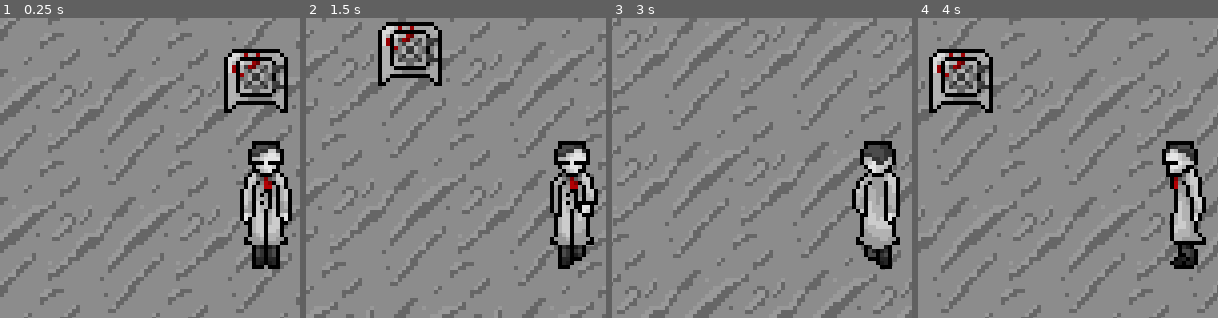
Above: before the commit, frames 1-4 (left to right).
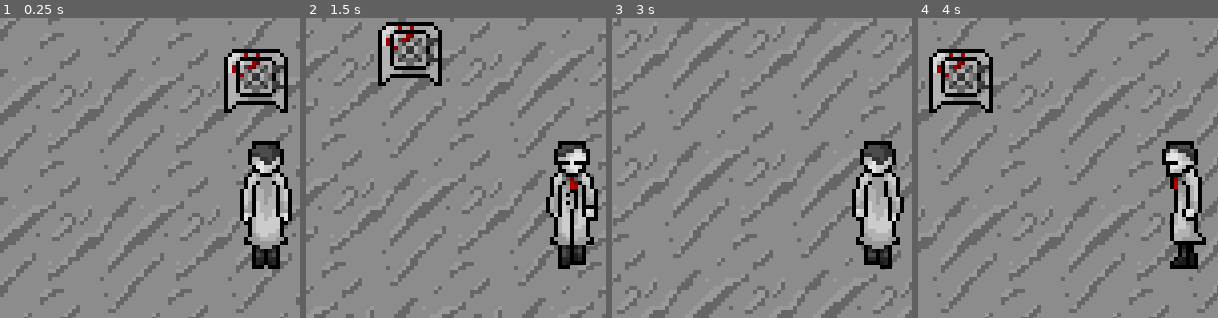
Above: after the commit, the same moments.

Repository: karmelkolo/p-mrok
Game: Godot game, scene res://Scenes/test.tscn
Same seed, same stepped clock (60 frames per second), same inputs: the game is played once before the commit and once after it.
Inputs:
- Up to frame 1 (0.25 s): no input
- Up to frame 2 (1.5 s): tap Enter at 0.5 s; hold Right (ui_right) 0.53-1.28 s; hold Shift (run) 0.53-1.28 s; hold Down (ui_down) from 1.28 s (still down); tap Shift (run) at 1.35 s
- Up to frame 3 (3 s): release Down (ui_down) at 2.03 s; hold Right (ui_right) 2.03-2.78 s; hold Shift (run) 2.03-2.78 s; hold Up (ui_up) from 2.78 s (still down); tap Shift (run) at 2.85 s
- Up to frame 4 (4 s): release Up (ui_up) at 3.53 s; hold Left (ui_left) from 3.53 s (still down); hold Shift (run) from 3.53 s (still down)
The pictures show only the part of the screen within x 6-56%, y 19-69%; the shares and areas given below are measured in that part.

The runs differ from the first frame. In frame 1, 1.3% of the frame differs, in the area x 84-94%, y 43-79%; in frame 2, 1.0%; in frame 3, 1.1%; in frame 4, 0.7%.

Commit message:
Poprawa animacji

Diff:
--- a/Prefabs/Characters/Player/Player.tscn
+++ b/Prefabs/Characters/Player/Player.tscn
@@ -6,6 +6,287 @@
 [sub_resource type="CapsuleShape2D" id="CapsuleShape2D_20cqy"]
 radius = 5.5
 height = 15.0
+
+[sub_resource type="Animation" id="Animation_3lkjw"]
+length = 0.001
+tracks/0/type = "value"
+tracks/0/imported = false
+tracks/0/enabled = true
+tracks/0/path = NodePath("Player_Sprite:animation")
+tracks/0/interp = 1
+tracks/0/loop_wrap = true
+tracks/0/keys = {
+"times": PackedFloat32Array(0),
+"transitions": PackedFloat32Array(1),
+"update": 1,
+"values": [&"Standing_Down"]
+}
+tracks/1/type = "bezier"
+tracks/1/imported = false
+tracks/1/enabled = true
+tracks/1/path = NodePath("Player_Sprite:frame")
+tracks/1/interp = 1
+tracks/1/loop_wrap = true
+tracks/1/keys = {
+"handle_modes": PackedInt32Array(0),
+"points": PackedFloat32Array(0, -0.25, 0, 0.25, 0),
+"times": PackedFloat32Array(0)
+}
+
+[sub_resource type="Animation" id="Animation_gv36p"]
+resource_name = "new_animation"
+length = 0.001
+tracks/0/type = "value"
+tracks/0/imported = false
+tracks/0/enabled = true
+tracks/0/path = NodePath("Player_Sprite:animation")
+tracks/0/interp = 1
+tracks/0/loop_wrap = true
+tracks/0/keys = {
+"times": PackedFloat32Array(0),
+"transitions": PackedFloat32Array(1),
+"update": 1,
+"values": [&"Standing_Down"]
+}
+
+[sub_resource type="Animation" id="Animation_5j8sd"]
+resource_name = "Standing_Up"
+length = 0.001
+tracks/0/type = "value"
+tracks/0/imported = false
+tracks/0/enabled = true
+tracks/0/path = NodePath("Player_Sprite:animation")
+tracks/0/interp = 1
+tracks/0/loop_wrap = true
+tracks/0/keys = {
+"times": PackedFloat32Array(0),
+"transitions": PackedFloat32Array(1),
+"update": 1,
+"values": [&"Standing_Up"]
+}
+
+[sub_resource type="Animation" id="Animation_8bqmg"]
+resource_name = "Standing_Left"
+length = 0.001
+tracks/0/type = "value"
+tracks/0/imported = false
+tracks/0/enabled = true
+tracks/0/path = NodePath("Player_Sprite:animation")
+tracks/0/interp = 1
+tracks/0/loop_wrap = true
+tracks/0/keys = {
+"times": PackedFloat32Array(0),
+"transitions": PackedFloat32Array(1),
+"update": 1,
+"values": [&"Standing_Left"]
+}
+
+[sub_resource type="Animation" id="Animation_lpr43"]
+resource_name = "Standing_Right"
+length = 0.001
+tracks/0/type = "value"
+tracks/0/imported = false
+tracks/0/enabled = true
+tracks/0/path = NodePath("Player_Sprite:animation")
+tracks/0/interp = 1
+tracks/0/loop_wrap = true
+tracks/0/keys = {
+"times": PackedFloat32Array(0),
+"transitions": PackedFloat32Array(1),
+"update": 1,
+"values": [&"Standing_Right"]
+}
+
+[sub_resource type="Animation" id="Animation_w42n8"]
+resource_name = "Walking_Down"
+length = 1.25
+loop_mode = 1
+tracks/0/type = "value"
+tracks/0/imported = false
+tracks/0/enabled = true
+tracks/0/path = NodePath("Player_Sprite:animation")
+tracks/0/interp = 1
+tracks/0/loop_wrap = true
+tracks/0/keys = {
+"times": PackedFloat32Array(0),
+"transitions": PackedFloat32Array(1),
+"update": 1,
+"values": [&"Walking_Down"]
+}
+tracks/1/type = "bezier"
+tracks/1/imported = false
+tracks/1/enabled = true
+tracks/1/path = NodePath("Player_Sprite:frame")
+tracks/1/interp = 1
+tracks/1/loop_wrap = true
+tracks/1/keys = {
+"handle_modes": PackedInt32Array(0, 0),
+"points": PackedFloat32Array(0, -0.25, 0, 0.25, 0, 7, -0.25, 0, 0.25, 0),
+"times": PackedFloat32Array(0, 1.25)
+}
+
+[sub_resource type="Animation" id="Animation_3kv12"]
+resource_name = "Walking_Up"
+length = 1.25
+loop_mode = 1
+tracks/0/type = "value"
+tracks/0/imported = false
+tracks/0/enabled = true
+tracks/0/path = NodePath("Player_Sprite:animation")
+tracks/0/interp = 1
+tracks/0/loop_wrap = true
+tracks/0/keys = {
+"times": PackedFloat32Array(0),
+"transitions": PackedFloat32Array(1),
+"update": 1,
+"values": [&"Walking_Up"]
+}
+tracks/1/type = "bezier"
+tracks/1/imported = false
+tracks/1/enabled = true
+tracks/1/path = NodePath("Player_Sprite:frame")
+tracks/1/interp = 1
+tracks/1/loop_wrap = true
+tracks/1/keys = {
+"handle_modes": PackedInt32Array(0, 0),
+"points": PackedFloat32Array(0, -0.25, 0, 0.25, 0, 7, -0.25, 0, 0.25, 0),
+"times": PackedFloat32Array(0, 1.25)
+}
+
+[sub_resource type="Animation" id="Animation_eh1e8"]
+resource_name = "Walking_Left"
+length = 1.25
+loop_mode = 1
+tracks/0/type = "value"
+tracks/0/imported = false
+tracks/0/enabled = true
+tracks/0/path = NodePath("Player_Sprite:animation")
+tracks/0/interp = 1
+tracks/0/loop_wrap = true
+tracks/0/keys = {
+"times": PackedFloat32Array(0),
+"transitions": PackedFloat32Array(1),
+"update": 1,
+"values": [&"Walking_Left"]
+}
+tracks/1/type = "bezier"
+tracks/1/imported = false
+tracks/1/enabled = true
+tracks/1/path = NodePath("Player_Sprite:frame")
+tracks/1/interp = 1
+tracks/1/loop_wrap = true
+tracks/1/keys = {
+"handle_modes": PackedInt32Array(0, 0),
+"points": PackedFloat32Array(0, -0.25, 0, 0.25, 0, 7, -0.25, 0, 0.25, 0),
+"times": PackedFloat32Array(0, 1.25)
+}
+
+[sub_resource type="Animation" id="Animation_rk1f8"]
+resource_name = "Walking_Right"
+length = 1.25
+loop_mode = 1
+tracks/0/type = "value"
+tracks/0/imported = false
+tracks/0/enabled = true
+tracks/0/path = NodePath("Player_Sprite:animation")
+tracks/0/interp = 1
+tracks/0/loop_wrap = true
+tracks/0/keys = {
+"times": PackedFloat32Array(0),
+"transitions": PackedFloat32Array(1),
+"update": 1,
+"values": [&"Walking_Right"]
+}
+tracks/1/type = "bezier"
+tracks/1/imported = false
+tracks/1/enabled = true
+tracks/1/path = NodePath("Player_Sprite:frame")
+tracks/1/interp = 1
+tracks/1/loop_wrap = true
+tracks/1/keys = {
+"handle_modes": PackedInt32Array(0, 0),
+"points": PackedFloat32Array(0, -0.25, 0, 0.25, 0, 7, -0.25, 0, 0.25, 0),
+"times": PackedFloat32Array(0, 1.25)
+}
+
+[sub_resource type="AnimationLibrary" id="AnimationLibrary_xctvd"]
+_data = {
+"RESET": SubResource("Animation_3lkjw"),
+"Standing_Down": SubResource("Animation_gv36p"),
+"Standing_Left": SubResource("Animation_8bqmg"),
+"Standing_Right": SubResource("Animation_lpr43"),
+"Standing_Up": SubResource("Animation_5j8sd"),
+"Walking_Down": SubResource("Animation_w42n8"),
+"Walking_Left": SubResource("Animation_eh1e8"),
+"Walking_Right": SubResource("Animation_rk1f8"),
+"Walking_Up": SubResource("Animation_3kv12")
+}
+
+[sub_resource type="AnimationNodeAnimation" id="AnimationNodeAnimation_oy6ii"]
+animation = &"Standing_Up"
+
+[sub_resource type="AnimationNodeAnimation" id="AnimationNodeAnimation_j04d6"]
+animation = &"Standing_Right"
+
+[sub_resource type="AnimationNodeAnimation" id="AnimationNodeAnimation_4nu3h"]
+animation = &"Standing_Down"
+
+[sub_resource type="AnimationNodeAnimation" id="AnimationNodeAnimation_3888s"]
+animation = &"Standing_Left"
+
+[sub_resource type="AnimationNodeBlendSpace2D" id="AnimationNodeBlendSpace2D_efukh"]
+blend_point_0/node = SubResource("AnimationNodeAnimation_oy6ii")
+blend_point_0/pos = Vector2(0, -1)
+blend_point_1/node = SubResource("AnimationNodeAnimation_j04d6")
+blend_point_1/pos = Vector2(1, 0)
+blend_point_2/node = SubResource("AnimationNodeAnimation_4nu3h")
+blend_point_2/pos = Vector2(0, 1)
+blend_point_3/node = SubResource("AnimationNodeAnimation_3888s")
+blend_point_3/pos = Vector2(-1, 0)
+blend_mode = 1
+
+[sub_resource type="AnimationNodeAnimation" id="AnimationNodeAnimation_ntm1d"]
+animation = &"Walking_Up"
+
+[sub_resource type="AnimationNodeAnimation" id="AnimationNodeAnimation_8lq8j"]
+animation = &"Walking_Down"
+
+[sub_resource type="AnimationNodeAnimation" id="AnimationNodeAnimation_bto6p"]
+animation = &"Walking_Right"
+
+[sub_resource type="AnimationNodeAnimation" id="AnimationNodeAnimation_qg7uf"]
+animation = &"Walking_Left"
+
+[sub_resource type="AnimationNodeBlendSpace2D" id="AnimationNodeBlendSpace2D_ggv7w"]
+blend_point_0/node = SubResource("AnimationNodeAnimation_ntm1d")
+blend_point_0/pos = Vector2(0, -1)
+blend_point_1/node = SubResource("AnimationNodeAnimation_8lq8j")
+blend_point_1/pos = Vector2(0, 1)
+blend_point_2/node = SubResource("AnimationNodeAnimation_bto6p")
+blend_point_2/pos = Vector2(1, 0)
+blend_point_3/node = SubResource("AnimationNodeAnimation_qg7uf")
+blend_point_3/pos = Vector2(-1, 0)
+blend_mode = 1
+
+[sub_resource type="AnimationNodeStateMachineTransition" id="AnimationNodeStateMachineTransition_kx1a8"]
+advance_mode = 2
+
+[sub_resource type="AnimationNodeStateMachineTransition" id="AnimationNodeStateMachineTransition_cu7pv"]
+advance_mode = 2
+advance_expression = "velocity.length() != 0"
+
+[sub_resource type="AnimationNodeStateMachineTransition" id="AnimationNodeStateMachineTransition_rayq8"]
+advance_mode = 2
+advance_expression = "velocity.length() == 0"
+
+[sub_resource type="AnimationNodeStateMachine" id="AnimationNodeStateMachine_1dsno"]
+states/Standing/node = SubResource("AnimationNodeBlendSpace2D_efukh")
+states/Standing/position = Vector2(384, 100)
+states/Start/position = Vector2(166, 100)
+states/Walking/node = SubResource("AnimationNodeBlendSpace2D_ggv7w")
+states/Walking/position = Vector2(621, 100)
+transitions = ["Start", "Standing", SubResource("AnimationNodeStateMachineTransition_kx1a8"), "Standing", "Walking", SubResource("AnimationNodeStateMachineTransition_cu7pv"), "Walking", "Standing", SubResource("AnimationNodeStateMachineTransition_rayq8")]
+graph_offset = Vector2(-83, -17)
 
 [node name="Player" type="CharacterBody2D"]
 script = ExtResource("1_tc74r")
@@ -18,5 +299,16 @@
 [node name="Player_Sprite" type="AnimatedSprite2D" parent="."]
 sprite_frames = ExtResource("1_tugc6")
 animation = &"Standing_Down"
-autoplay = "Standing_Down"
 offset = Vector2(0.5, 0)
+
+[node name="AnimationPlayer" type="AnimationPlayer" parent="."]
+libraries = {
+"": SubResource("AnimationLibrary_xctvd")
+}
+
+[node name="AnimationTree" type="AnimationTree" parent="."]
+tree_root = SubResource("AnimationNodeStateMachine_1dsno")
+advance_expression_base_node = NodePath("..")
+anim_player = NodePath("../AnimationPlayer")
+parameters/Standing/blend_position = Vector2(-0.0047695, -0.955752)
+parameters/Walking/blend_position = Vector2(-0.0556439, -0.39823)
--- a/Scripts/Characters/player.gd
+++ b/Scripts/Characters/player.gd
@@ -5,19 +5,11 @@
 
 var facing = "Down"
 
-func _process(_delta: float) -> void:
-	if velocity != Vector2(0,0):
-		$Player_Sprite.animation = "Walking_" + facing
-	else:
-		$Player_Sprite.animation = "Standing_" + facing
-
 func _input(event) -> void:
 	if event.is_action_pressed("run"):
 		SPEED = SPEED * 2
-		$Player_Sprite.speed_scale = 2
 	if event.is_action_released("run"):
 		SPEED = SPEED / 2.0
-		$Player_Sprite.speed_scale = 1
 
 func _physics_process(_delta: float) -> void:
 	var direction_x := Input.get_axis("ui_left", "ui_right")
@@ -32,17 +24,9 @@
 	else:
 		velocity.y = move_toward(velocity.y, 0, SPEED)
 
+	if velocity != Vector2.ZERO:
+		$AnimationTree.set("parameters/Standing/blend_position", velocity)
+		$AnimationTree.set("parameters/Walking/blend_position", velocity)
+
+
 	move_and_slide()
-
-	var velocity_abs = velocity.abs()
-	if velocity != Vector2(0,0):
-		if velocity_abs.x > velocity_abs.y:
-			if velocity.x > 0:
-				facing = "Right"
-			else:
-				facing = "Left"
-		else:
-			if velocity.y > 0:
-				facing = "Down"
-			else:
-				facing = "Up"
Not shown: 1 places in Prefabs/Characters/Player/Player.tscn that only renumber resources
